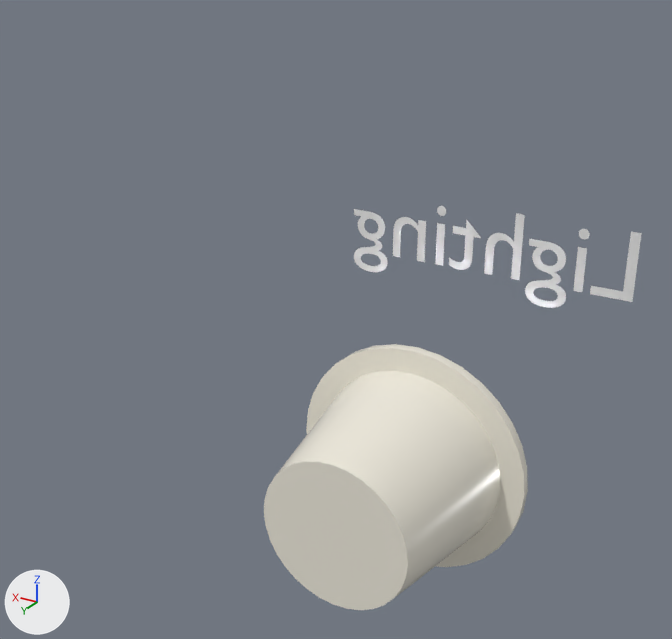
The Blender file lighting.blend, before and after one commit.
One viewpoint serves both versions: a 50 mm camera at (-0.355, 0.561, 0.345) aimed at (0.007, -0.042, 0.044). The axes (+X, +Y, +Z) are drawn at lower left. The lights are the same throughout.

Names of what the first picture shows: 'Recessed Light', 'Text.006'.
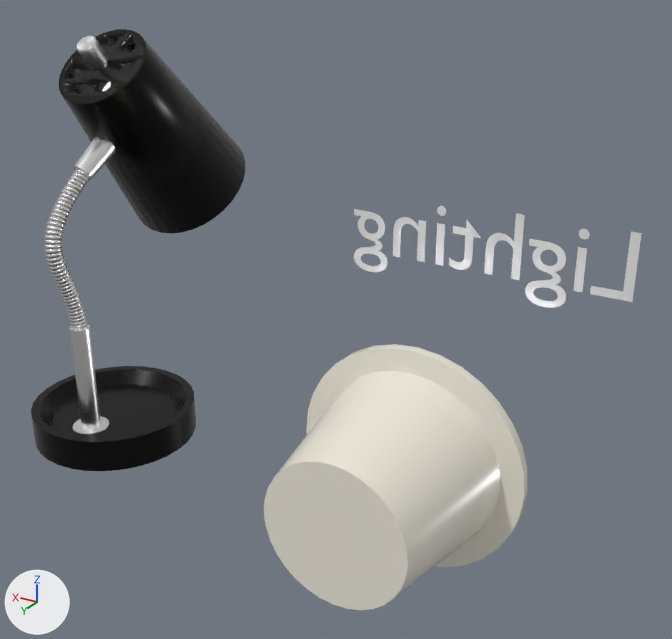
Commit message: Add Desklamp

ob_cylinder_005 is not drawn itself; it is used by a modifier of ob_cylinder_003.
ob_empty is not drawn itself; it is used by a modifier of ob_cylinder_005.

Where the change shows, as pixel boxes [x1, y1, x2, y2] in the pictures (672 x 639 px):
'Cylinder.003', added (black)
    after: [59, 29, 245, 234]
'Cylinder.001', added (black)
    after: [31, 366, 196, 471]
'Plane.001', added
    after: [44, 168, 90, 331]
'Cylinder.002', added
    after: [70, 324, 101, 429]
'Cylinder.004', added
    after: [73, 136, 115, 181]
'Cylinder.006', added
    after: [77, 36, 108, 70]
'Circle', added
    after: [73, 416, 109, 435]
'Sphere', added
    after: [102, 82, 111, 91]

Diff of the bpy script that builds the scene:
```diff
--- a/lighting.blend.py
+++ b/lighting.blend.py
@@ me_plane_001 @@
+me_plane_001.from_pydata([(0.00697, 0.0, -0.00129), (0.00697, 0.0, 0.00183), (0.00611, 0.0, 0.00183), (0.00611, 0.0, 0.00201), (0.00611, 0.0, -0.00129), (0.00611, 0.0, -0.00149)], [(0, 1), (1, 2), (2, 3), (4, 0), (5, 4)], [])
+me_plane_001.materials.append(mat_shinychrome)  # white #ffffff
@@ cu_beziercurve @@
+cu_beziercurve = bpy.data.curves.new('BezierCurve', 'CURVE')
+cu_beziercurve.dimensions = '3D'
+_sp = cu_beziercurve.splines.new('BEZIER'); _sp.bezier_points.add(1)
+_sp.bezier_points.foreach_set('co', [0.0, 0.000329, 0.0, 0.0, 0.183, 0.0908])
+_sp.bezier_points.foreach_set('handle_left', [0.000291, -0.085, 0.0, 0.0, 0.0867, -0.0794])
+_sp.bezier_points.foreach_set('handle_right', [-0.000291, 0.0857, 0.0, 0.0, 0.267, 0.239])
+for _p, _l, _r in zip(_sp.bezier_points, ['ALIGNED', 'ALIGNED'], ['ALIGNED', 'ALIGNED']): _p.handle_left_type = _l; _p.handle_right_type = _r
+_sp.order_u = 0
+_sp.order_v = 0
+_sp.resolution_u = 64
+cu_beziercurve.use_path = True
+cu_beziercurve.use_path_clamp = True
+cu_beziercurve.resolution_u = 64
+cu_beziercurve.render_resolution_u = 64
+cu_beziercurve.fill_mode = 'FULL'
@@ ob_circle @@
+ob_circle = bpy.data.objects.new('Circle', me_circle_001)  # 512 vertices, 512 faces; spans x -1.0..1.0, y -1.0..1.0, z -0.08..0.0; in mat_shinychrome (white #ffffff)
+ob_circle.location = (0.2265, 0.0314, -0.0829)
+ob_circle.scale = (0.0166, 0.0166, 0.0166)
@@ ob_sphere @@
+ob_sphere = bpy.data.objects.new('Sphere', me_sphere)  # 546 vertices, 576 faces; spans x -1.0..1.0, y -1.0..1.0, z -1.0..1.79; in mat_material_004 (white #ffffff)
+ob_sphere.location = (0.2262, -0.0862, 0.158)
+ob_sphere.rotation_euler = (2.466, 0.0, 0.0)  # degrees (141, 0, 0)
+ob_sphere.scale = (-0.0411, -0.0411, -0.0411)
@@ ob_cylinder_006 @@
+ob_cylinder_006 = bpy.data.objects.new('Cylinder.006', me_cylinder_006)  # 160 vertices, 130 faces; spans x -0.8..0.8, y -0.8..0.8, z -1.36..0.47; in mat_shinychrome (white #ffffff)
+ob_cylinder_006.parent = ob_cylinder_003
+ob_cylinder_006.location = (0.0, 0.0975, 0.356)
+ob_cylinder_006.rotation_euler = (-1.571, 0.0, 0.0)  # degrees (-90, 0, 0)
+ob_cylinder_006.scale = (0.0112, 0.0112, 0.0148)
@@ ob_cylinder_003 @@
+ob_cylinder_003 = bpy.data.objects.new('Cylinder.003', me_cylinder_003)  # 64 vertices, 33 faces; spans x -0.06..0.06, y -0.06..0.06, z -0.061..0.099; in mat_blackmetal (black #181818); modifiers SOLIDIFY, BOOLEAN
+ob_cylinder_003.location = (0.2262, -0.0898, 0.1566)
+ob_cylinder_003.rotation_euler = (-0.693, 0.0, 0.0)  # degrees (-40, 0, 0)
@@ ob_cylinder_005 @@
+ob_cylinder_005 = bpy.data.objects.new('Cylinder.005', me_cylinder_005)  # a 32-sided cylinder along y spanning x -0.03236..-0.02122, y 0.09597..0.10711, z -0.00557..0.00557; modifiers ARRAY
+ob_cylinder_005.parent = ob_cylinder_003
+ob_cylinder_005.location = (0.0, -0.0202, 0.356)
@@ ob_empty @@
+ob_empty = bpy.data.objects.new('Empty', None)
+ob_empty.parent = ob_cylinder_003
+ob_empty.location = (0.0, -0.0202, 0.356)
+ob_empty.rotation_euler = (0.0, 0.898, 0.0)  # degrees (0, 51, 0)
@@ ob_cylinder_004 @@
+ob_cylinder_004 = bpy.data.objects.new('Cylinder.004', me_cylinder_004)  # a 32-sided cut cone along z (radius 0.0088 at the low end, 0.0105 at the high end) spanning x -0.0105..0.0105, y -0.0105..0.0105, z -0.0435..-0.007; in mat_shinychrome (white #ffffff)
+ob_cylinder_004.parent = ob_cylinder_003
+ob_cylinder_004.location = (0.0, 0.0307, 0.317)
+ob_cylinder_004.rotation_euler = (0.124, 0.0, 0.0)  # degrees (7.1, 0, 0)
@@ ob_cylinder_002 @@
+ob_cylinder_002 = bpy.data.objects.new('Cylinder.002', me_cylinder_002)  # a 32-sided cylinder along z spanning x -0.0087..0.0087, y -0.0087..0.0087, z -0.0435..0.057; in mat_shinychrome (white #ffffff)
+ob_cylinder_002.location = (0.2262, 0.0313, -0.0419)
@@ ob_cylinder_001 @@
+ob_cylinder_001 = bpy.data.objects.new('Cylinder.001', me_cylinder_007)  # 128 vertices, 98 faces, 1 loose edge; spans x -0.075..0.075, y -0.075..0.075, z -0.015..0.015; in mat_blackmetal (black #181818)
+ob_cylinder_001.location = (0.2262, 0.0, -0.0877)
@@ ob_plane_001 @@
+ob_plane_001 = bpy.data.objects.new('Plane.001', me_plane_001)  # modifiers SCREW, CURVE
+ob_plane_001.location = (0.2262, 0.0313, 0.0087)
@@ ob_beziercurve @@
+ob_beziercurve = bpy.data.objects.new('BezierCurve', cu_beziercurve)
+ob_beziercurve.location = (0.226, 0.0317, 0.00697)
+ob_beziercurve.rotation_euler = (1.571, 0.0, 0.0)  # degrees (90, 0, 0)
```
